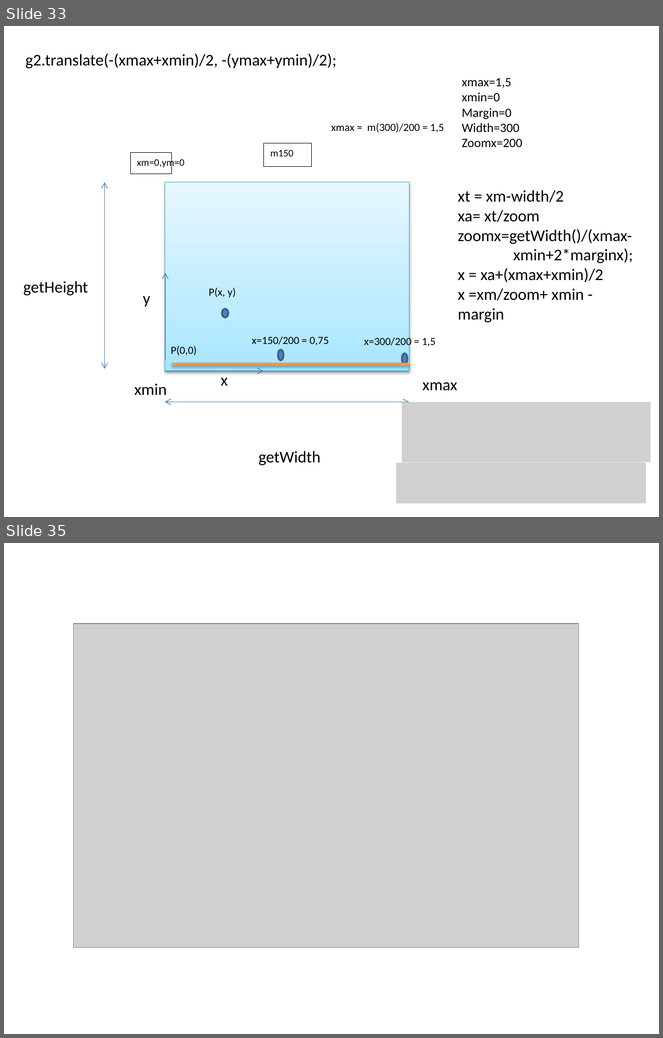
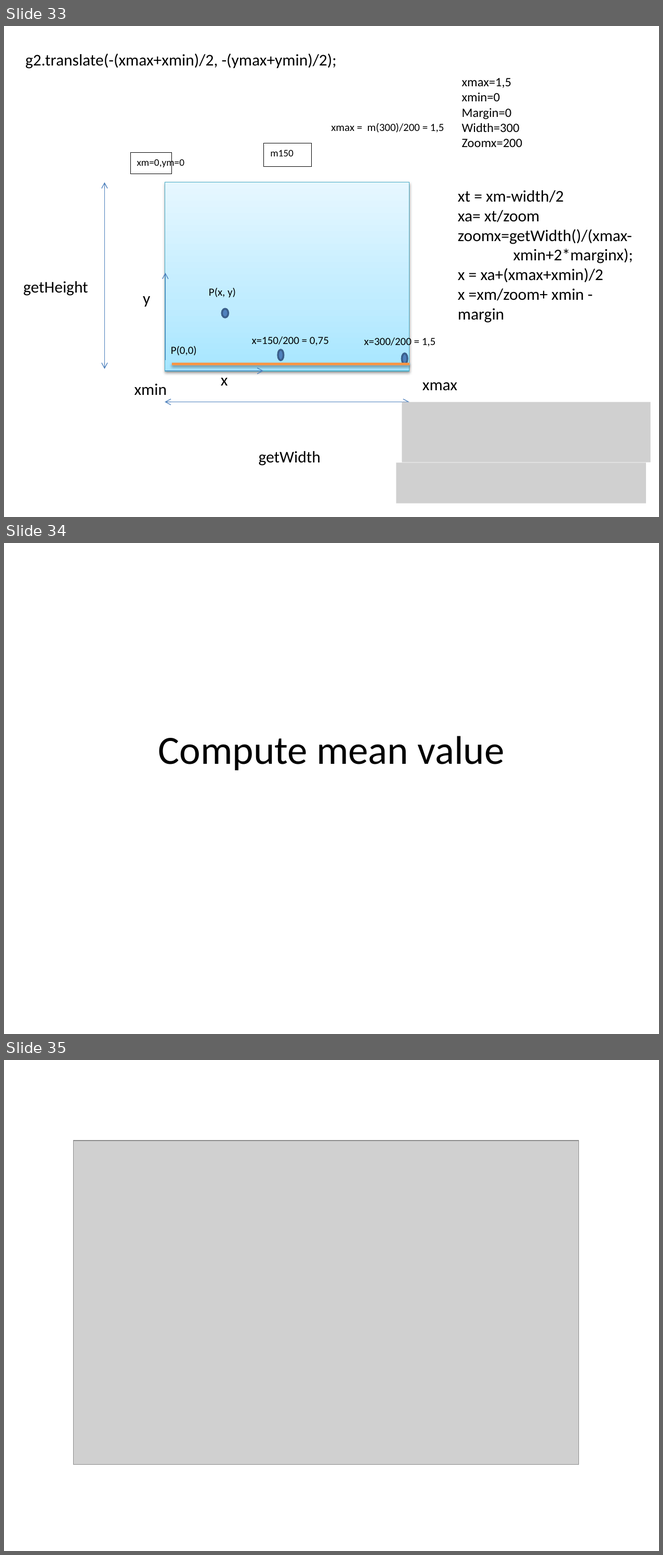
Before and after one commit to ckl67/PAC-Tool, a slide deck: prog_help/pac-tool help draw.pptx. Shown one above the other, each under a label of ours: slides 33 and 35 before the commit, slides 33, 34 and 35 after it; the slides between them are not shown. The pictures are 663x1038 and 663x1555 pixels, drawn with LibreOffice and Linux fonts; fonts in the diff are those of the drawing; grey boxes stand for pictures. Boxes give left, top, right and bottom in pixels: in the first picture for what was removed or moved away, otherwise in the second. Text is boxed around its words. In the diff, an @@ line names an element or a change of style, - is before the commit and + after.

```diff
--- a/prog_help/pac-tool help draw.pptx
+++ b/prog_help/pac-tool help draw.pptx
@@ slide 34 added at [4, 543, 659, 1034], background #FFFFFF @@
@@ title added at [158, 736, 505, 771], 44 pt, text #000000 @@
+Compute mean value
```
Also in this commit, not shown: 2 other slides added, 1 slide removed, 5 other files.
